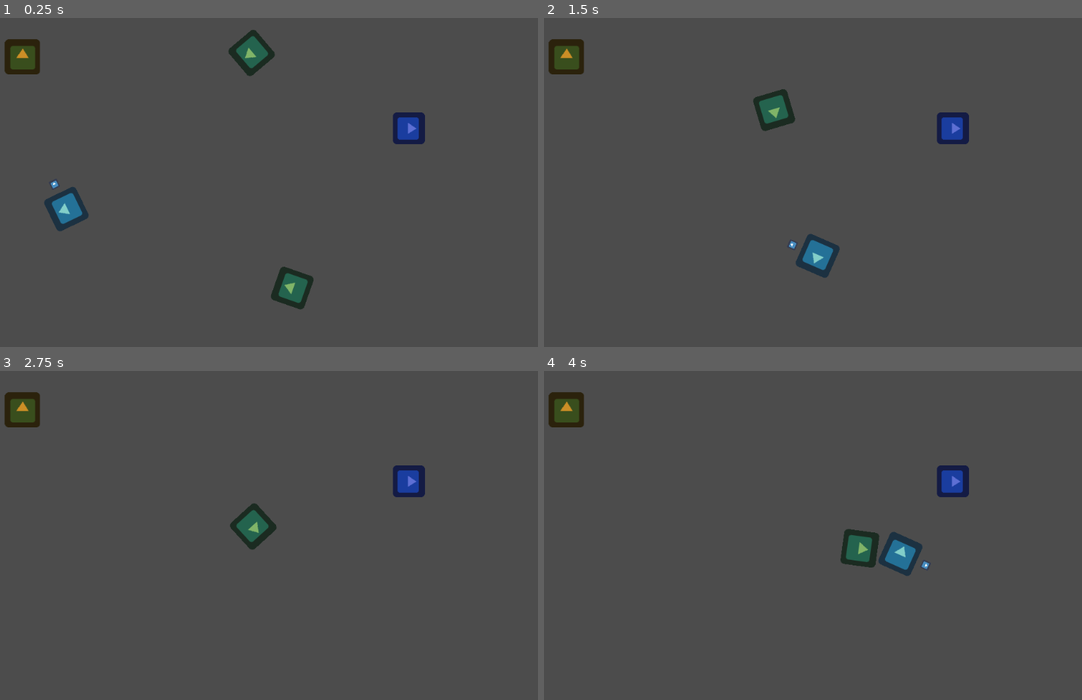
Above: before the commit, frames 1-4 (two rows, left to right).
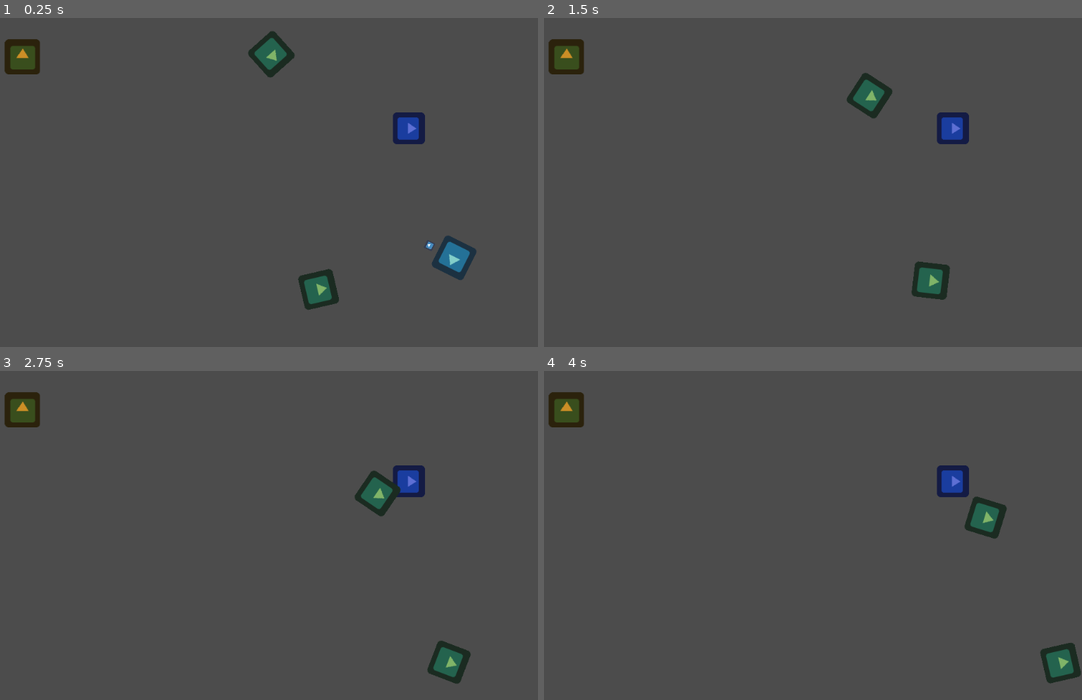
Above: after the commit, the same moments.

Repository: moisesjbc/spain-game-dev-jam-3
Game: Godot game, scene res://gameplay/main/main.tscn
Two runs of this game, one before a commit and one after it. Both use one fixed random seed, a clock stepped at 60 frames per second and the inputs below. The engine's default icon, where the game draws it, is replaced by a stand-in: a white triangle on a blue panel in a dark square.
Inputs (mouse positions are in pixels of both pictures, inside the frame that each line leads up to):
- Up to frame 1 (0.25 s): no input
- Up to frame 2 (1.5 s): move the mouse to (925, 166) at 0.52 s; hold Right (ui_right) 0.53-1.28 s; move the mouse to (689, 198) at 1.27 s; hold Down (ui_down) from 1.28 s (still down)
- Up to frame 3 (2.75 s): move the mouse to (312, 463) at 2.02 s; release Down (ui_down) at 2.03 s; hold Right (ui_right) from 2.03 s (still down)
- Up to frame 4 (4 s): move the mouse to (769, 601) at 2.77 s; release Right (ui_right) at 2.78 s; hold Up (ui_up) 2.78-3.53 s; move the mouse to (969, 584) at 3.52 s; hold Left (ui_left) from 3.53 s (still down)

The runs differ from the first frame. In frame 1, 3.6% of the frame differs, in the area x 8-89%, y 3-89%; in frame 2, 2.8%; in frame 3, 2.1%; in frame 4, 2.8%.

Commit message:
Cambia posición inicial del jugador

Diff:
--- a/godot-project/gameplay/main/main.tscn
+++ b/godot-project/gameplay/main/main.tscn
@@ -9,7 +9,7 @@
 [node name="main" type="Node2D"]
 
 [node name="player" parent="." instance=ExtResource( 2 )]
-position = Vector2( 169, 349 )
+position = Vector2( 871.969, 437.781 )
 
 [node name="gun" parent="." instance=ExtResource( 4 )]
 position = Vector2( 790, 202 )
